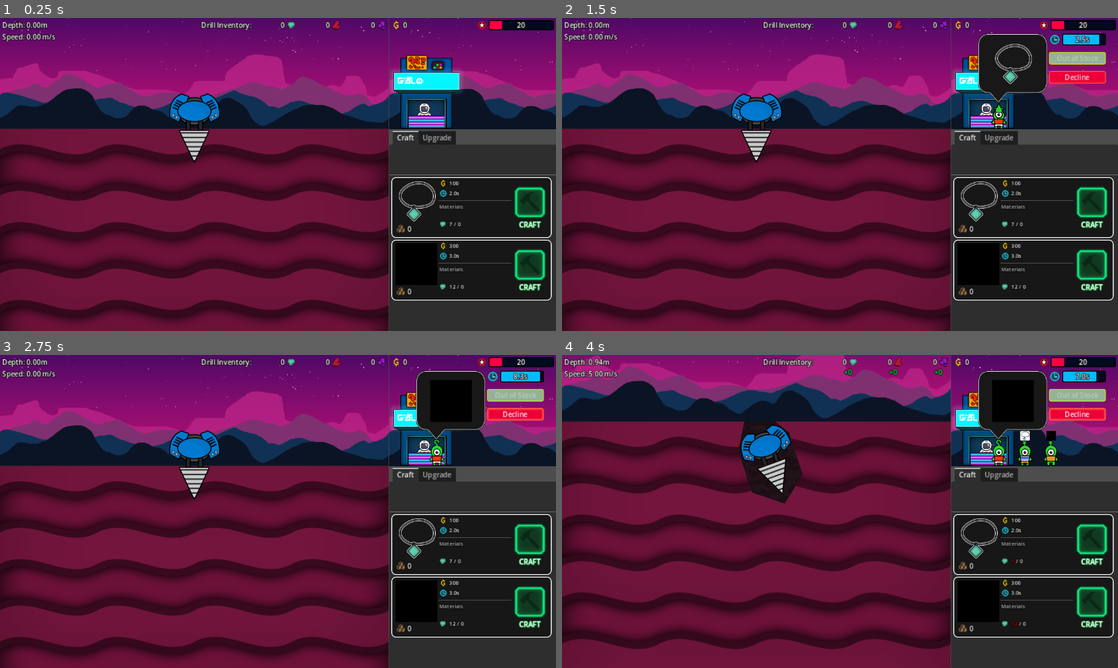
Above: before the commit, frames 1-4 (two rows, left to right).
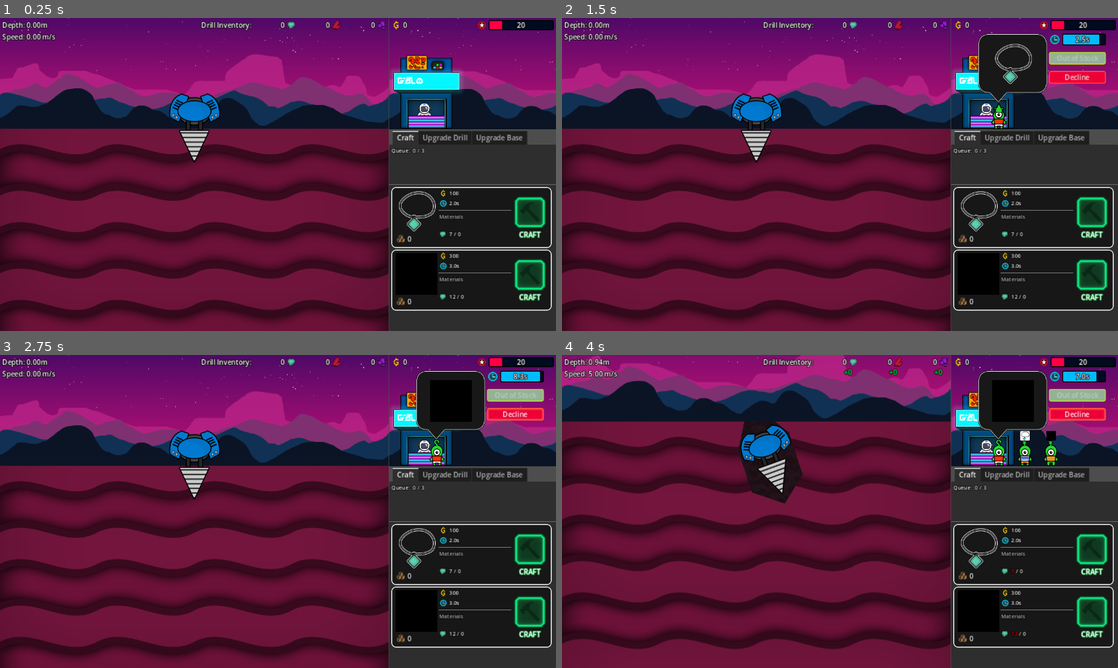
Above: after the commit, the same moments.

Repository: aNotSoCleverName/mechanicore
Game: Godot game, scene res://Main.tscn
The game is run twice, just before and just after one commit, with the same random seed, the same clock (stepped at 60 frames per second) and the same inputs.
Inputs:
- Up to frame 1 (0.25 s): no input
- Up to frame 2 (1.5 s): click "Continue" at 0.5 s; click "Continue" at 1.25 s
- Up to frame 3 (2.75 s): click "Decline" at 2 s
- Up to frame 4 (4 s): tap Enter (ui_accept) at 2.75, 3.02, 3.77 s; hold Right (ui_right) 2.78-3.53 s; tap R at 2.85, 3.6 s; hold Down (ui_down) from 3.53 s (still down)

The runs differ from the first frame. In frame 1, 3.8% of the frame differs, in the area x 70-100%, y 36-94%; in frame 2, 3.8%; in frame 3, 3.8%; in frame 4, 3.8%.

Commit message:
Implemented max craft queue system

Diff:
--- a/Base/Base.gd
+++ b/Base/Base.gd
@@ -2,6 +2,22 @@
 class_name Base
 
 const CRAFT_ITEM_RESOURCES_DIR: String = "res://Base/Menu/Craft/Craft Item/Resources/";
+const DEFAULT_MAX_CRAFT_QUEUE: int = 3;
+
+var _currentCraftQueueCount: int = 0:
+	get:
+		return _currentCraftQueueCount;
+	set(inValue):
+		_currentCraftQueueCount = inValue;
+		SignalBus_Base.update_craft_queue.emit(_currentCraftQueueCount);
+
+# Key = Upgrade.EStatsKey, value = stats from upgrade
+var stats: Dictionary = {
+	Upgrade.EStatsKeys.base_MaxCraftQueue: 0,
+	Upgrade.EStatsKeys.base_MindReader: 0,
+}
+func _UpdateStats(inKey: Upgrade.EStatsKeys, inValue: float):
+	self.stats[inKey] = inValue;
 
 # Key = ore type, value = amount
 var ores: Dictionary = { };
@@ -42,16 +58,19 @@
 
 	SignalBus_Base.craft_queue.connect(
 		func (inCraftItem: CraftItem):
+			self._currentCraftQueueCount += 1;
 			self._takeOres(inCraftItem.materials);
 	);
 
 	SignalBus_Base.craft_finished.connect(
 		func (inCraftItem: CraftItem):
+			self._currentCraftQueueCount -= 1;
 			self.craftItems[inCraftItem] += 1;
 	);
 
 	SignalBus_Base.craft_cancel.connect(
 		func (inCraftItem: CraftItem):
+			self._currentCraftQueueCount -= 1;
 			self._addOres(inCraftItem.materials);
 	);
 
@@ -64,6 +83,12 @@
 	SignalBus_Base.upgrade_drill.connect(
 		func (inPrice: int, _inStatsKey: Upgrade.EStatsKeys, _inStatsChange: float):
 			self.money -= inPrice;
+	)
+
+	SignalBus_Base.upgrade_base.connect(
+		func (inPrice: int, inStatsKey: Upgrade.EStatsKeys, inStatsChange: float):
+			self.money -= inPrice;
+			self._UpdateStats(inStatsKey, self.stats[inStatsKey] + inStatsChange);
 	)
 
 func _ready() -> void:
--- a/Base/Base.tscn
+++ b/Base/Base.tscn
@@ -13,11 +13,15 @@
 [ext_resource type="Texture2D" uid="uid://ues24mh5krya" path="res://Base/Shop/Reputation.png" id="7_6bvwc"]
 [ext_resource type="StyleBox" uid="uid://dccupfiusww5a" path="res://Global Style/ProgressBar Style - Background.tres" id="9_0082q"]
 [ext_resource type="StyleBox" uid="uid://cpmrxg5w8c1kw" path="res://Global Style/ProgressBar Style - Fill.tres" id="10_fu7ka"]
+[ext_resource type="LabelSettings" uid="uid://c83ljliopp2nx" path="res://Global Style/Label Style - Outline Size12.tres" id="13_tbq6l"]
+[ext_resource type="Script" path="res://Base/Menu/Craft/Queue/Current Queue Label.gd" id="14_byyfn"]
 [ext_resource type="PackedScene" uid="uid://ca7dxk7h7lqt" path="res://Base/Menu/Upgrade/Upgrade Node/Upgrade Node.tscn" id="15_1nhla"]
+[ext_resource type="Script" path="res://Base/Menu/Craft/Queue/Max Queue Label.gd" id="15_4xstl"]
 [ext_resource type="Resource" uid="uid://4nnkyj6nvrlj" path="res://Base/Menu/Upgrade/Resource/Drill/Max Shield.tres" id="16_3qowb"]
 [ext_resource type="Resource" uid="uid://cddvaa6tybrd8" path="res://Base/Menu/Upgrade/Resource/Drill/Max Speed.tres" id="17_w2vqp"]
 [ext_resource type="Resource" uid="uid://dfdmjp7jvnf2j" path="res://Base/Menu/Upgrade/Resource/Drill/Double Ore Chance.tres" id="18_1j1fr"]
 [ext_resource type="Resource" uid="uid://b71ivg3dtriu0" path="res://Base/Menu/Upgrade/Resource/Drill/Dodge.tres" id="19_4d4if"]
+[ext_resource type="Resource" uid="uid://c0cjcuvmfbsju" path="res://Base/Menu/Upgrade/Resource/Base/Max Craft Queue.tres" id="22_3g4e3"]
 
 [node name="Base" type="VBoxContainer"]
 anchors_preset = 11
@@ -144,12 +148,40 @@
 theme_override_constants/margin_top = 5
 theme_override_constants/margin_right = 5
 
-[node name="ScrollContainer" type="ScrollContainer" parent="Menu/Craft/Queue MarginContainer"]
+[node name="VBoxContainer" type="VBoxContainer" parent="Menu/Craft/Queue MarginContainer"]
+layout_mode = 2
+
+[node name="Queue Labels" type="HBoxContainer" parent="Menu/Craft/Queue MarginContainer/VBoxContainer"]
+layout_mode = 2
+
+[node name="Label" type="Label" parent="Menu/Craft/Queue MarginContainer/VBoxContainer/Queue Labels"]
+layout_mode = 2
+text = "Queue: "
+label_settings = ExtResource("13_tbq6l")
+
+[node name="Current" type="Label" parent="Menu/Craft/Queue MarginContainer/VBoxContainer/Queue Labels"]
+layout_mode = 2
+text = "0"
+label_settings = ExtResource("13_tbq6l")
+script = ExtResource("14_byyfn")
+
+[node name="Label2" type="Label" parent="Menu/Craft/Queue MarginContainer/VBoxContainer/Queue Labels"]
+layout_mode = 2
+text = "/"
+label_settings = ExtResource("13_tbq6l")
+
+[node name="Max" type="Label" parent="Menu/Craft/Queue MarginContainer/VBoxContainer/Queue Labels"]
+layout_mode = 2
+text = "0"
+label_settings = ExtResource("13_tbq6l")
+script = ExtResource("15_4xstl")
+
+[node name="ScrollContainer" type="ScrollContainer" parent="Menu/Craft/Queue MarginContainer/VBoxContainer"]
 custom_minimum_size = Vector2(0, 58)
 layout_mode = 2
 vertical_scroll_mode = 0
 
-[node name="Queue" type="HBoxContainer" parent="Menu/Craft/Queue MarginContainer/ScrollContainer"]
+[node name="Queue" type="HBoxContainer" parent="Menu/Craft/Queue MarginContainer/VBoxContainer/ScrollContainer"]
 layout_mode = 2
 size_flags_horizontal = 3
 script = ExtResource("2_muuji")
@@ -180,50 +212,80 @@
 size_flags_horizontal = 3
 size_flags_vertical = 3
 
-[node name="Upgrade" type="VBoxContainer" parent="Menu"]
+[node name="Upgrade Drill" type="VBoxContainer" parent="Menu"]
 visible = false
 layout_mode = 2
 metadata/_tab_index = 1
 
-[node name="MarginContainer" type="MarginContainer" parent="Menu/Upgrade"]
-layout_mode = 2
-size_flags_vertical = 3
-theme_override_constants/margin_left = 5
-theme_override_constants/margin_top = 5
-theme_override_constants/margin_right = 5
-theme_override_constants/margin_bottom = 5
-
-[node name="ScrollContainer" type="ScrollContainer" parent="Menu/Upgrade/MarginContainer"]
+[node name="MarginContainer" type="MarginContainer" parent="Menu/Upgrade Drill"]
+layout_mode = 2
+size_flags_vertical = 3
+theme_override_constants/margin_left = 5
+theme_override_constants/margin_top = 5
+theme_override_constants/margin_right = 5
+theme_override_constants/margin_bottom = 5
+
+[node name="ScrollContainer" type="ScrollContainer" parent="Menu/Upgrade Drill/MarginContainer"]
 layout_mode = 2
 horizontal_scroll_mode = 0
 
-[node name="MarginContainer" type="MarginContainer" parent="Menu/Upgrade/MarginContainer/ScrollContainer"]
-layout_mode = 2
-size_flags_horizontal = 3
-theme_override_constants/margin_right = 5
-
-[node name="Upgrades" type="VBoxContainer" parent="Menu/Upgrade/MarginContainer/ScrollContainer/MarginContainer"]
-layout_mode = 2
-
-[node name="Max Shield" parent="Menu/Upgrade/MarginContainer/ScrollContainer/MarginContainer/Upgrades" instance=ExtResource("15_1nhla")]
+[node name="MarginContainer" type="MarginContainer" parent="Menu/Upgrade Drill/MarginContainer/ScrollContainer"]
+layout_mode = 2
+size_flags_horizontal = 3
+theme_override_constants/margin_right = 5
+
+[node name="Upgrades" type="VBoxContainer" parent="Menu/Upgrade Drill/MarginContainer/ScrollContainer/MarginContainer"]
+layout_mode = 2
+
+[node name="Max Shield" parent="Menu/Upgrade Drill/MarginContainer/ScrollContainer/MarginContainer/Upgrades" instance=ExtResource("15_1nhla")]
 layout_mode = 2
 size_flags_horizontal = 3
 upgrade = ExtResource("16_3qowb")
 
-[node name="Max Speed" parent="Menu/Upgrade/MarginContainer/ScrollContainer/MarginContainer/Upgrades" instance=ExtResource("15_1nhla")]
+[node name="Max Speed" parent="Menu/Upgrade Drill/MarginContainer/ScrollContainer/MarginContainer/Upgrades" instance=ExtResource("15_1nhla")]
 layout_mode = 2
 size_flags_horizontal = 3
 upgrade = ExtResource("17_w2vqp")
 
-[node name="Double Ore Chance" parent="Menu/Upgrade/MarginContainer/ScrollContainer/MarginContainer/Upgrades" instance=ExtResource("15_1nhla")]
+[node name="Double Ore Chance" parent="Menu/Upgrade Drill/MarginContainer/ScrollContainer/MarginContainer/Upgrades" instance=ExtResource("15_1nhla")]
 layout_mode = 2
 size_flags_horizontal = 3
 upgrade = ExtResource("18_1j1fr")
 
-[node name="Dodge" parent="Menu/Upgrade/MarginContainer/ScrollContainer/MarginContainer/Upgrades" instance=ExtResource("15_1nhla")]
+[node name="Dodge" parent="Menu/Upgrade Drill/MarginContainer/ScrollContainer/MarginContainer/Upgrades" instance=ExtResource("15_1nhla")]
 layout_mode = 2
 size_flags_horizontal = 3
 upgrade = ExtResource("19_4d4if")
+
+[node name="Upgrade Base" type="VBoxContainer" parent="Menu"]
+visible = false
+layout_mode = 2
+metadata/_tab_index = 2
+
+[node name="MarginContainer" type="MarginContainer" parent="Menu/Upgrade Base"]
+layout_mode = 2
+size_flags_vertical = 3
+theme_override_constants/margin_left = 5
+theme_override_constants/margin_top = 5
+theme_override_constants/margin_right = 5
+theme_override_constants/margin_bottom = 5
+
+[node name="ScrollContainer" type="ScrollContainer" parent="Menu/Upgrade Base/MarginContainer"]
+layout_mode = 2
+horizontal_scroll_mode = 0
+
+[node name="MarginContainer" type="MarginContainer" parent="Menu/Upgrade Base/MarginContainer/ScrollContainer"]
+layout_mode = 2
+size_flags_horizontal = 3
+theme_override_constants/margin_right = 5
+
+[node name="Upgrades" type="VBoxContainer" parent="Menu/Upgrade Base/MarginContainer/ScrollContainer/MarginContainer"]
+layout_mode = 2
+
+[node name="Max Craft Queue" parent="Menu/Upgrade Base/MarginContainer/ScrollContainer/MarginContainer/Upgrades" instance=ExtResource("15_1nhla")]
+layout_mode = 2
+size_flags_horizontal = 3
+upgrade = ExtResource("22_3g4e3")
 
 [connection signal="tree_entered" from="." to="." method="_on_tree_entered"]
 [connection signal="tree_entered" from="Shop/Shop/Top Bar/HBoxContainer/Money/Label" to="Shop/Shop/Top Bar/HBoxContainer/Money/Label" method="_on_tree_entered"]
@@ -231,5 +293,5 @@
 [connection signal="child_entered_tree" from="Shop/Shop/Queue" to="Shop/Shop/Queue" method="_on_child_entered_tree"]
 [connection signal="child_exiting_tree" from="Shop/Shop/Queue" to="Shop/Shop/Queue" method="_on_child_exiting_tree"]
 [connection signal="child_order_changed" from="Shop/Shop/Queue" to="Shop/Shop/Queue" method="_on_child_order_changed"]
-[connection signal="child_order_changed" from="Menu/Craft/Queue MarginContainer/ScrollContainer/Queue" to="Menu/Craft/Queue MarginContainer/ScrollContainer/Queue" method="_on_child_order_changed"]
-[connection signal="tree_entered" from="Menu/Craft/Queue MarginContainer/ScrollContainer/Queue" to="Menu/Craft/Queue MarginContainer/ScrollContainer/Queue" method="_on_tree_entered"]
+[connection signal="child_order_changed" from="Menu/Craft/Queue MarginContainer/VBoxContainer/ScrollContainer/Queue" to="Menu/Craft/Queue MarginContainer/VBoxContainer/ScrollContainer/Queue" method="_on_child_order_changed"]
+[connection signal="tree_entered" from="Menu/Craft/Queue MarginContainer/VBoxContainer/ScrollContainer/Queue" to="Menu/Craft/Queue MarginContainer/VBoxContainer/ScrollContainer/Queue" method="_on_tree_entered"]
--- a/Base/Menu/Craft/Craft Item/Craft Item Node.gd
+++ b/Base/Menu/Craft/Craft Item/Craft Item Node.gd
@@ -3,7 +3,28 @@
 
 @export var craftItem: CraftItem;
 
+@onready var _base: Base = self.find_parent("Base");
+@onready var materialsNode: VBoxContainer = $MarginContainer/HBoxContainer/Details/Materials;
 @onready var _craftButton: TextureButton = $MarginContainer/HBoxContainer/Craft/Button;
+
+func _DetermineCraftable():
+	self._craftButton.disabled = false;
+
+	if (
+		self._base._currentCraftQueueCount >=
+		self._base.DEFAULT_MAX_CRAFT_QUEUE + self._base.stats[Upgrade.EStatsKeys.base_MaxCraftQueue]
+	):
+		self._craftButton.disabled = true;
+		return;
+
+	for oreType: Ore.EOreType in self.craftItem.materials.keys():
+		var oreNode: CraftItemMaterial = materialsNode.find_child("Ore" + str(oreType));
+		if (oreNode == null):
+			continue;
+
+		if (oreNode.stock < oreNode.requirement):
+			self._craftButton.disabled = true;
+			return;
 
 func _ready() -> void:
 	$MarginContainer/HBoxContainer/VBoxContainer/Icon.texture = self.craftItem.image;
@@ -11,31 +32,30 @@
 	$MarginContainer/HBoxContainer/Details/Price/Label.text = str(self.craftItem.price);
 	$MarginContainer/HBoxContainer/Details/Time/Label.text = str(self.craftItem.timeSec).pad_decimals(1) + "s"
 
-	var materialsNode: VBoxContainer = $MarginContainer/HBoxContainer/Details/Materials;
-
-	self._craftButton.disabled = false;
+	# Show material requirement on UI
 	for oreType: Ore.EOreType in self.craftItem.materials.keys():
 		var oreNode: CraftItemMaterial = materialsNode.find_child("Ore" + str(oreType));
-
 		if (self.craftItem.materials[oreType] == 0):
 			oreNode.queue_free();
-			continue;
+		else:
+			oreNode.requirement = self.craftItem.materials[oreType];
 
-		oreNode.requirement = self.craftItem.materials[oreType];
-		if (oreNode.stock < oreNode.requirement):
-				self._craftButton.disabled = true;
+	self._DetermineCraftable();
 
 	SignalBus_Base.update_ore_inventory.connect(
 		func (inCurrentInventory: Dictionary):
-			self._craftButton.disabled = false;
+			# Update stock
 			for oreType: Ore.EOreType in self.craftItem.materials.keys():
 				var oreNode: CraftItemMaterial = materialsNode.find_child("Ore" + str(oreType));
 				if (oreNode == null):
 					continue;
+				oreNode.stock = inCurrentInventory[oreType];
 
-				oreNode.stock = inCurrentInventory[oreType];
-				if (oreNode.stock < oreNode.requirement):
-					self._craftButton.disabled = true;
+			self._DetermineCraftable();
+	)
+	SignalBus_Base.update_craft_queue.connect(
+		func (_inCurrentQueueCount: int):
+			self._DetermineCraftable();
 	)
 
 func _on_button_pressed():
--- /dev/null
+++ b/Base/Menu/Craft/Queue/Current Queue Label.gd
@@ -0,0 +1,7 @@
+extends Label
+
+func _ready():
+	SignalBus_Base.update_craft_queue.connect(
+		func (inCurrentQueueCount):
+			self.text = str(inCurrentQueueCount)
+	)
--- /dev/null
+++ b/Base/Menu/Craft/Queue/Max Queue Label.gd
@@ -0,0 +1,17 @@
+extends Label
+
+@onready var _base: Base = self.find_parent("Base");
+
+func _ready():
+	self.text = str(self._base.DEFAULT_MAX_CRAFT_QUEUE);
+
+	SignalBus_Base.upgrade_base.connect(
+		func (_inPrice: int, inStatsKey: Upgrade.EStatsKeys, _inStatsChange: float):
+			if (inStatsKey != Upgrade.EStatsKeys.base_MaxCraftQueue):
+				return;
+
+			self.text = str(
+				self._base.DEFAULT_MAX_CRAFT_QUEUE +
+				int(self._base.stats[inStatsKey])
+			)
+	)
--- /dev/null
+++ b/Base/Menu/Upgrade/Resource/Base/Max Craft Queue.tres
@@ -0,0 +1,14 @@
+[gd_resource type="Resource" script_class="Upgrade" load_steps=3 format=3 uid="uid://c0cjcuvmfbsju"]
+
+[ext_resource type="Texture2D" uid="uid://5cwat140ydl8" path="res://Base/Menu/Upgrade/Resource/Base/Max Craft Queue.png" id="1_eqs8n"]
+[ext_resource type="Script" path="res://Base/Menu/Upgrade/Upgrade.gd" id="2_bn0id"]
+
+[resource]
+script = ExtResource("2_bn0id")
+upgradeTarget = 2
+stats = 5
+icon = ExtResource("1_eqs8n")
+name = "Max Craft Queue"
+maxLevel = 2
+statChange = Array[float]([2.0, 5.0])
+prices = Array[int]([500, 1500])
--- a/Base/Menu/Upgrade/Upgrade Node/Upgrade Node.gd
+++ b/Base/Menu/Upgrade/Upgrade Node/Upgrade Node.gd
@@ -82,4 +82,9 @@
 		self.price = self.upgrade.prices[self.upgrade.level];
 		self.priceLabel.text = str(self.price);
 
-	SignalBus_Base.upgrade_drill.emit(currentPrice, self.upgrade.stats, self.upgrade.statChange[currentLevel]);
+	if (self.upgrade.upgradeTarget == Upgrade.EUpgradeTarget.drill):
+		SignalBus_Base.upgrade_drill.emit(currentPrice, self.upgrade.stats, self.upgrade.statChange[currentLevel]);
+	elif (self.upgrade.upgradeTarget == Upgrade.EUpgradeTarget.base):
+		SignalBus_Base.upgrade_base.emit(currentPrice, self.upgrade.stats, self.upgrade.statChange[currentLevel]);
+	else:
+		assert(false, "Upgrade target unhandled");
--- a/Base/Menu/Upgrade/Upgrade.gd
+++ b/Base/Menu/Upgrade/Upgrade.gd
@@ -17,6 +17,9 @@
 	drill_MaxSpeed,
 	drill_DoubleOreChance,
 	drill_Dodge,
+
+	base_MaxCraftQueue,
+	base_MindReader,
 }
 @export var stats: EStatsKeys;
 
--- a/Global Script/Signal Bus - Base.gd
+++ b/Global Script/Signal Bus - Base.gd
@@ -6,6 +6,8 @@
 signal craft_finished(inCraftItem: CraftItem);
 @warning_ignore("unused_signal")
 signal craft_cancel(inCraftItem: CraftItem);
+@warning_ignore("unused_signal")
+signal update_craft_queue(inCurrentQueueCount: int);
 
 @warning_ignore("unused_signal")
 signal update_ore_inventory(inCurrentInventory: Dictionary);
@@ -27,6 +29,8 @@
 
 @warning_ignore("unused_signal")
 signal upgrade_drill(inPrice: int, inStatsKey: Upgrade.EStatsKeys, inStatsChange: float);
+@warning_ignore("unused_signal")
+signal upgrade_base(inPrice: int, inStatsKey: Upgrade.EStatsKeys, inStatsChange: float);
 
 @warning_ignore("unused_signal")
 signal game_over();
Not shown: 1 places in Base/Base.tscn that only renumber resources
Binary file added: Base/Menu/Upgrade/Resource/Base/Max Craft Queue.png
Not shown, added: Base/Menu/Upgrade/Resource/Base/Max Craft Queue.png.import
